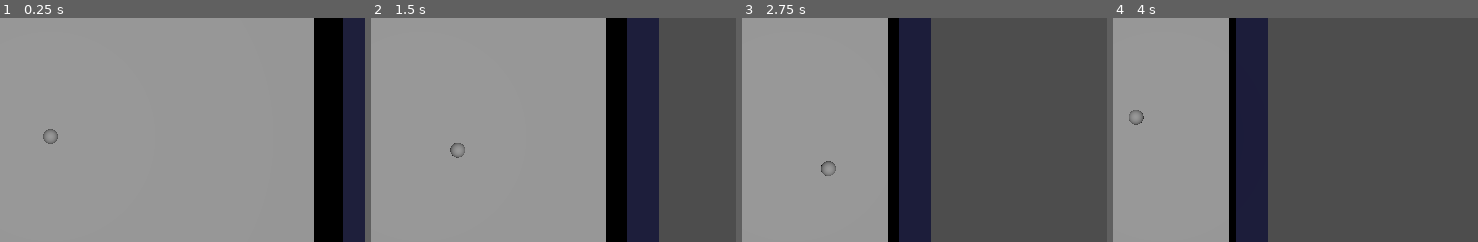
Above: before the commit, frames 1-4 (left to right).
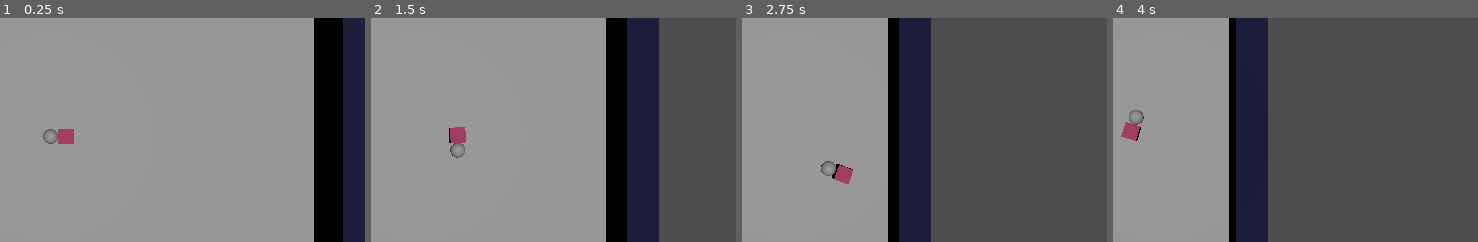
Above: after the commit, the same moments.

Repository: karstenpedersen/robo-blocks
Game: Godot game, scene res://src/scenes/game-scenes/tobias-world.tscn
Two runs of this game, one before a commit and one after it. Both use one fixed random seed, a clock stepped at 60 frames per second and the inputs below. The project has no main scene, so this scene is started directly.
Inputs (mouse positions are % of the whole screen's width and height, from its top left):
- Up to frame 1 (0.25 s): no input
- Up to frame 2 (1.5 s): tap Enter at 0.5 s; move the mouse to (79, 45) at 0.52 s; hold D (move_right) 0.53-1.28 s; hold Shift (sprint) 0.53-1.28 s; move the mouse to (33, 55) at 1.27 s; hold S (move_down) from 1.28 s (still down); tap Shift (sprint) at 1.35 s
- Up to frame 3 (2.75 s): move the mouse to (66, 28) at 2.02 s; release S (move_down) at 2.03 s; hold D (move_right) from 2.03 s (still down); hold Shift (sprint) from 2.03 s (still down)
- Up to frame 4 (4 s): move the mouse to (49, 70) at 2.77 s; release D (move_right) at 2.78 s; release Shift (sprint) at 2.78 s; hold W (move_up) 2.78-3.53 s; tap Shift (sprint) at 2.85 s; move the mouse to (87, 65) at 3.52 s; hold A (move_left) from 3.53 s (still down); hold Shift (sprint) from 3.53 s (still down)
The pictures show only the part of the screen within x 48-98%, y 24-73%; the shares and areas given below are measured in that part.

The runs differ from the first frame. In frame 1, 0.3% of the frame differs, in the area x 15-21%, y 49-57%; in frame 2, 0.3%; in frame 3, 0.3%, in the area x 22-31%, y 65-75%; in frame 4, 0.3%.

Commit message:
Add rotation following mouse

Diff:
--- a/src/entities/player/player.gd
+++ b/src/entities/player/player.gd
@@ -19,6 +19,24 @@
 	player_movement(input, delta)
 	move_and_slide()
 
+
+	look_at_cursor()
+
+func look_at_cursor():
+	if Globals.camera == null:
+		return
+
+
+	var target_plane = Plane(Vector3(0, 1, 0), position.y)
+	var mouse_pos = get_viewport().get_mouse_position()
+	var ray_length = 1000
+	var from = Globals.camera.project_ray_origin(mouse_pos)
+	var to = from + Globals.camera.project_ray_normal(mouse_pos) * ray_length
+	var cursor_position_plane = target_plane.intersects_ray(from, to)
+
+	if cursor_position_plane:
+		look_at(cursor_position_plane, Vector3.UP, 0)
+
 #func _physics_process(delta: float) -> void:
 	#var direction = Vector3.ZERO
 	#
--- a/src/entities/player/player.tscn
+++ b/src/entities/player/player.tscn
@@ -1,10 +1,18 @@
-[gd_scene load_steps=4 format=3 uid="uid://guulovq8pyf1"]
+[gd_scene load_steps=7 format=3 uid="uid://guulovq8pyf1"]
 
 [ext_resource type="Script" path="res://src/entities/player/player.gd" id="1_vco4d"]
 
 [sub_resource type="SphereShape3D" id="SphereShape3D_7soa1"]
 
 [sub_resource type="SphereMesh" id="SphereMesh_tc3pr"]
+
+[sub_resource type="StandardMaterial3D" id="StandardMaterial3D_irvr1"]
+albedo_color = Color(0.622671, 0.208123, 0.368853, 1)
+
+[sub_resource type="BoxMesh" id="BoxMesh_keaos"]
+material = SubResource("StandardMaterial3D_irvr1")
+
+[sub_resource type="BoxShape3D" id="BoxShape3D_xlxsy"]
 
 [node name="Player" type="CharacterBody3D"]
 script = ExtResource("1_vco4d")
@@ -17,3 +25,11 @@
 transform = Transform3D(1, 0, 0, 0, 1, 0, 0, 0, 1, 0, 0.5, 0)
 mesh = SubResource("SphereMesh_tc3pr")
 skeleton = NodePath("")
+
+[node name="TestModule" type="MeshInstance3D" parent="."]
+transform = Transform3D(1, 0, 0, 0, 1, 0, 0, 0, 1, 1, 0.5, 0)
+mesh = SubResource("BoxMesh_keaos")
+
+[node name="CollisionShape3D2" type="CollisionShape3D" parent="."]
+transform = Transform3D(1, 0, 0, 0, 1, 0, 0, 0, 1, 1, 0.5, 0)
+shape = SubResource("BoxShape3D_xlxsy")
